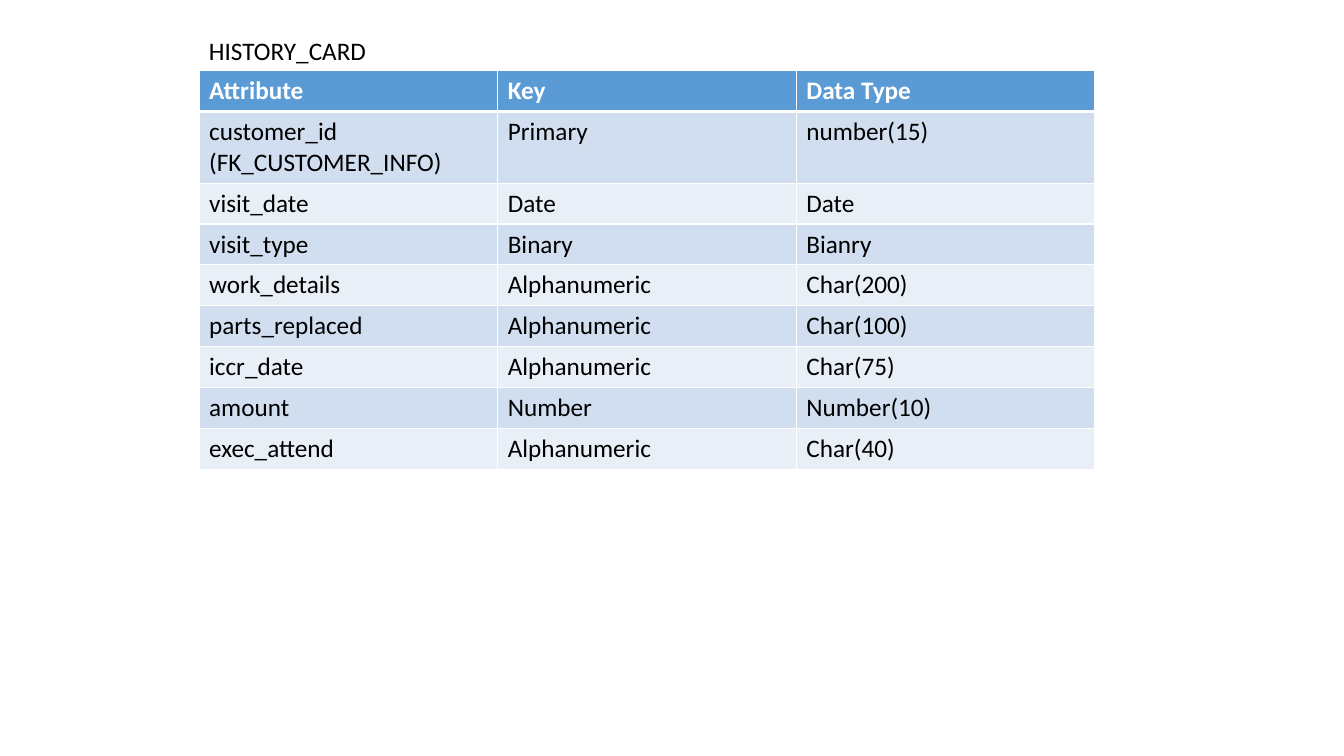
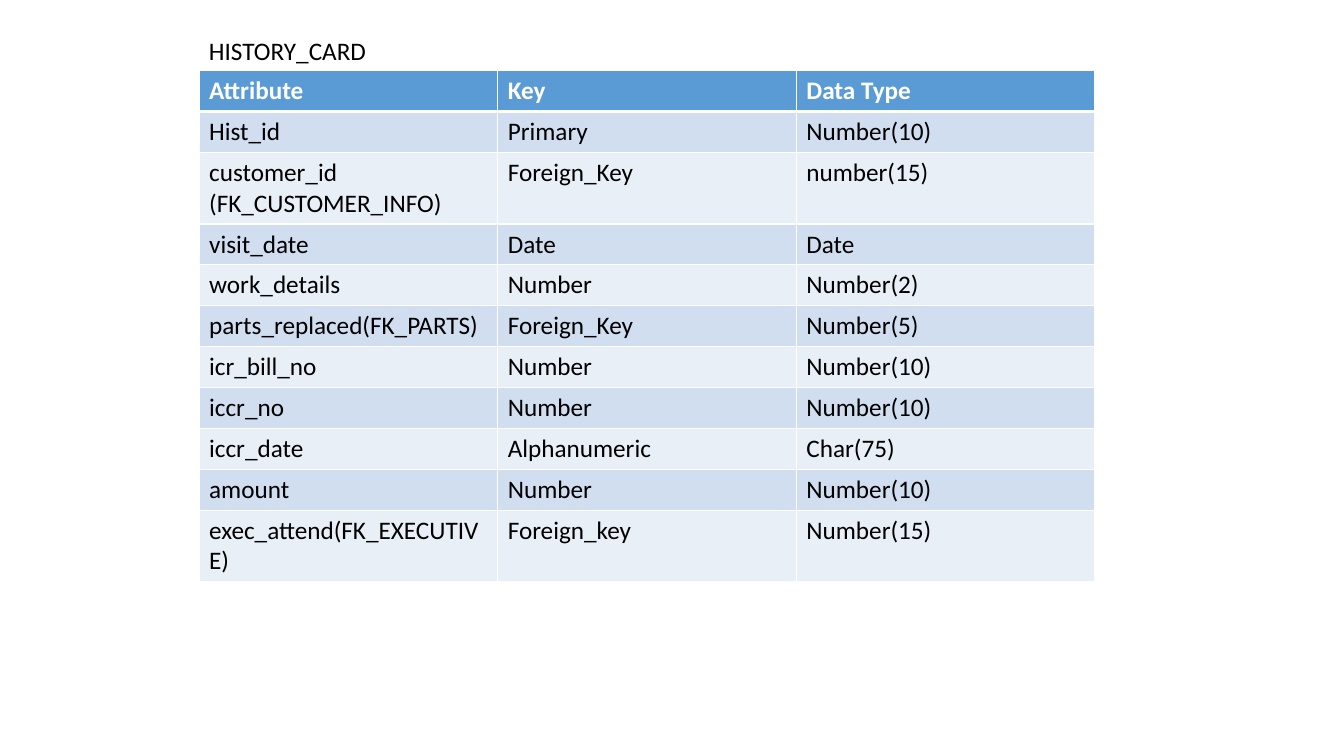
Before and after one commit to abhij1992/Project-PureOn, a slide deck: slide 2 of documents/database .pptx. Drawn at 1344x756 pixels with LibreOffice and Linux fonts; fonts in the diff are those of the drawing. Boxes give left, top, right and bottom in pixels: in the first picture for what was removed or moved away, otherwise in the second. Text is boxed around its words. In the diff, an @@ line names an element or a change of style, - is before the commit and + after.

```diff
--- a/documents/database .pptx
+++ b/documents/database .pptx
@@ table at (200,71,1095,580) @@
-row 2: customer_id / (FK_CUSTOMER_INFO) | Primary | number(15)
+row 2: Hist_id | Primary | Number(10)
+row 3: customer_id / (FK_CUSTOMER_INFO) | Foreign_Key | number(15)
-row 4: visit_type | Binary | Bianry
-row 5: work_details | Alphanumeric | Char(200)
-row 6: parts_replaced | Alphanumeric | Char(100)
+row 5: work_details | Number | Number(2)
+row 6: parts_replaced(FK_PARTS) | Foreign_Key | Number(5)
+row 7: icr_bill_no | Number | Number(10)
+row 8: iccr_no | Number | Number(10)
-row 9: exec_attend | Alphanumeric | Char(40)
+row 11: exec_attend(FK_EXECUTIVE) | Foreign_key | Number(15)
```
Also in this commit, not shown: 2 other slides changed, 2 slides added, 2 other files.
